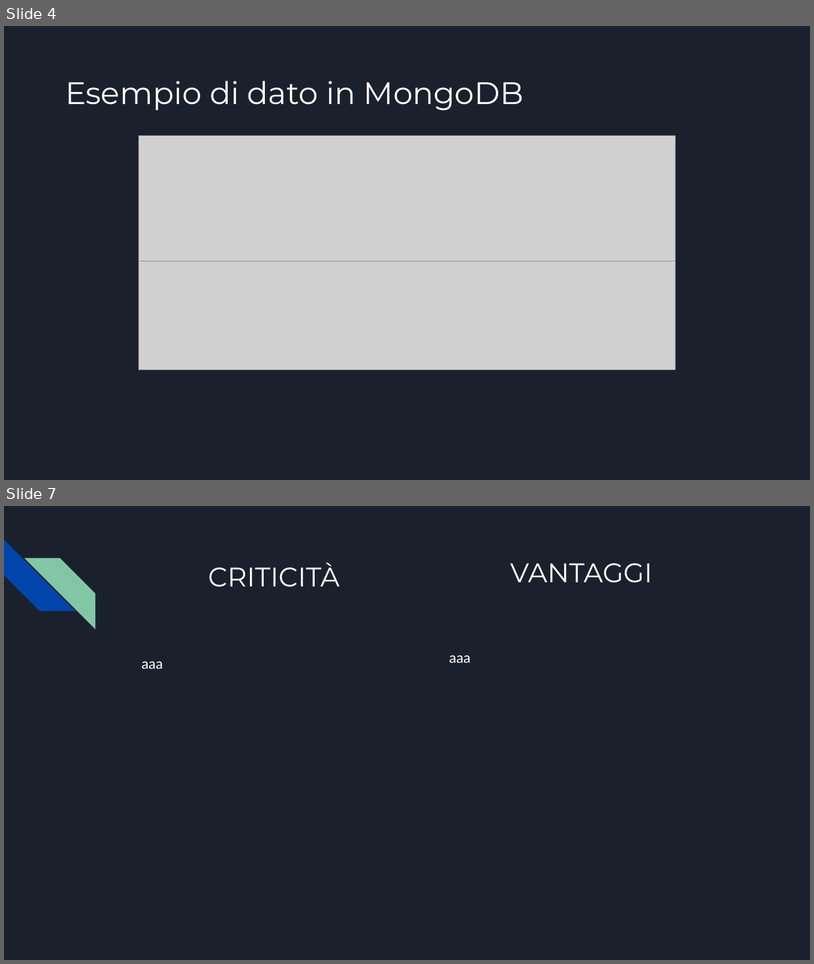
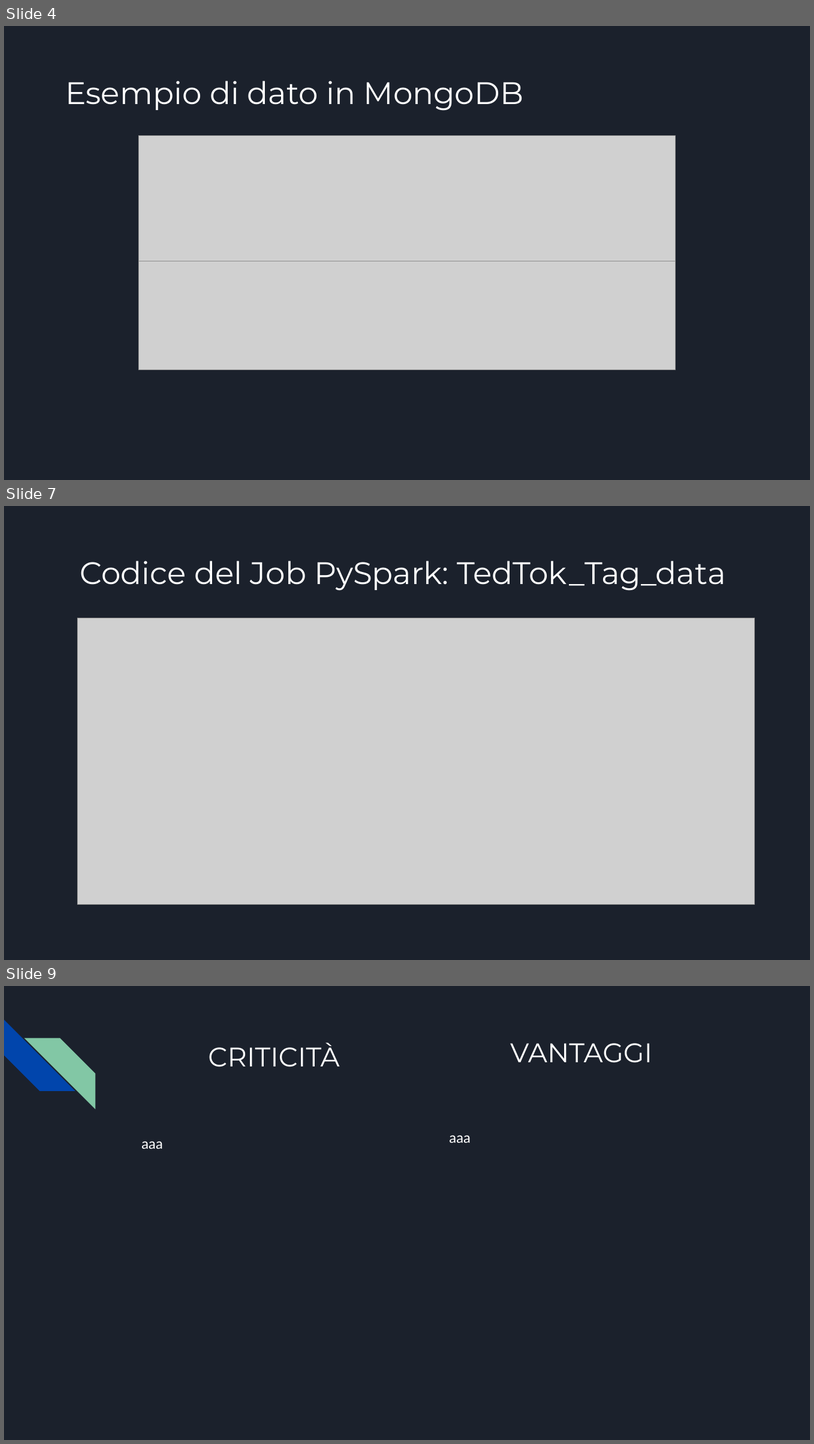
Before and after one commit to Gabriele-Mazzoleni/Progetti_Tec_Cloud_Mobile_2024, a slide deck: Parte 2/Presentazione TedxTok(parte 2).pptx. Shown one above the other, each under a label of ours: slides 4 and 7 before the commit, slides 4, 7 and 9 after it; the slides between them are not shown. The pictures are 814x964 and 814x1444 pixels, drawn with LibreOffice and Linux fonts; fonts in the diff are those of the drawing; grey boxes stand for pictures. Boxes give left, top, right and bottom in pixels: in the first picture for what was removed or moved away, otherwise in the second. Text is boxed around its words. In the diff, an @@ line names an element or a change of style, - is before the commit and + after.

```diff
--- a/Parte 2/Presentazione TedxTok(parte 2).pptx
+++ b/Parte 2/Presentazione TedxTok(parte 2).pptx
@@ slide 7 added at (x1=4, y1=506, x2=810, y2=960), background #1B212C @@
@@ title added at (x1=80, y1=561, x2=726, y2=591), 37 pt, text #FFFFFF @@
+Codice del Job PySpark: TedTok_Tag_data
@@ picture added at (x1=77, y1=618, x2=755, y2=904) @@
@@ what was slide 7 is now slide 9 @@
```
Also in this commit, not shown: 5 slides changed, 1 other slide added, 1 slide removed.
